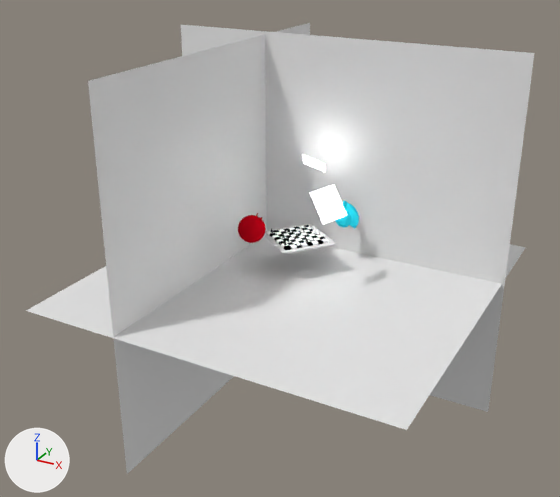
Renders of the Blender file Kamerafahrt/04-Shots/Shot3.blend from each side of a commit.
Before and after are seen from a camera (50 mm lens) standing at (31.2, -60.2, 32.7) and looking at (-1.3, -1.0, 3.0). Lighting does not change. The marker at lower left points along +X, +Y and +Z.

Objects in the first picture: 'Angel', 'Boden', 'Plane', 'Wand', 'Wand2', 'chess', 'devil'.
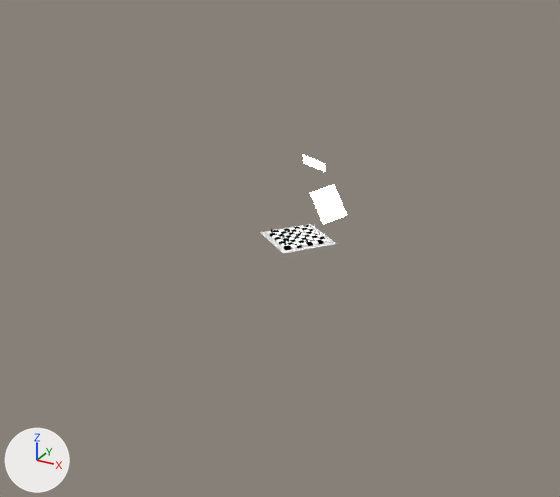
Where the change shows, as pixel boxes (x1, y1, x2, y2) in the pictures (560 x 497 px):
'Wand2', deleted
    before: (181, 25, 534, 412)
'Wand', deleted
    before: (88, 23, 310, 474)
'Boden', deleted
    before: (26, 236, 526, 430)
'devil', deleted
    before: (238, 213, 266, 243)
'Angel', deleted
    before: (335, 201, 359, 229)

Diff of the bpy script that builds the scene:
```diff
--- a/Kamerafahrt/04-Shots/Shot3.blend.py
+++ b/Kamerafahrt/04-Shots/Shot3.blend.py
@@ ob_angel @@
-ob_angel = bpy.data.objects.new('Angel', None)
-ob_angel.location = (1.9, 3.46, 4.08)
-ob_angel.rotation_euler = (0.121, 0.223, 4.557)  # degrees (6.9, 13, 261)
-ob_angel.scale = (0.66, 0.66, 0.66)
-ob_angel.show_instancer_for_render = False
-ob_angel.instance_type = 'COLLECTION'
-ob_angel.instance_collection = col_angel
@@ ob_devil @@
-ob_devil = bpy.data.objects.new('devil', None)
-ob_devil.location = (-3.94, -1.8, 4.83)
-ob_devil.rotation_euler = (0.0323, 0.279, 0.952)  # degrees (1.9, 16, 55)
-ob_devil.scale = (0.763, 0.763, 0.763)
-ob_devil.show_instancer_for_render = False
-ob_devil.instance_type = 'COLLECTION'
-ob_devil.instance_collection = col_devil
@@ ob_wand2 @@
-ob_wand2 = bpy.data.objects.new('Wand2', me_plane_003)
-ob_wand2.location = (-0.02, 7.98, 3.48)
-ob_wand2.rotation_euler = (0.0, 1.571, 1.571)  # degrees (0, 90, 90)
-ob_wand2.scale = (-18.0, -18.0, -18.0)
@@ ob_wand @@
-ob_wand = bpy.data.objects.new('Wand', me_plane_002)
-ob_wand.location = (-7.94, 0.07, 3.5)
-ob_wand.rotation_euler = (0.0, 1.571, 0.0)  # degrees (0, 90, 0)
-ob_wand.scale = (-17.7, -17.7, -17.7)
@@ ob_boden @@
-ob_boden = bpy.data.objects.new('Boden', me_plane)
-ob_boden.location = (0.0, 0.0, 0.0)
-ob_boden.scale = (-17.8, -17.8, -17.8)
@@ ob_sphere_001 @@
-ob_sphere_001 = bpy.data.objects.new('Sphere.001', me_sphere_001)
-ob_sphere_001.location = (-3.275, 0.0246, 0.102)
-ob_sphere_001.scale = (1.28, 1.28, 1.56)
@@ ob_sphere @@
-ob_sphere = bpy.data.objects.new('Sphere', me_sphere)
-ob_sphere.location = (0.0, 0.0, 0.0)
-ob_sphere.scale = (1.72, 1.72, 1.72)
```
